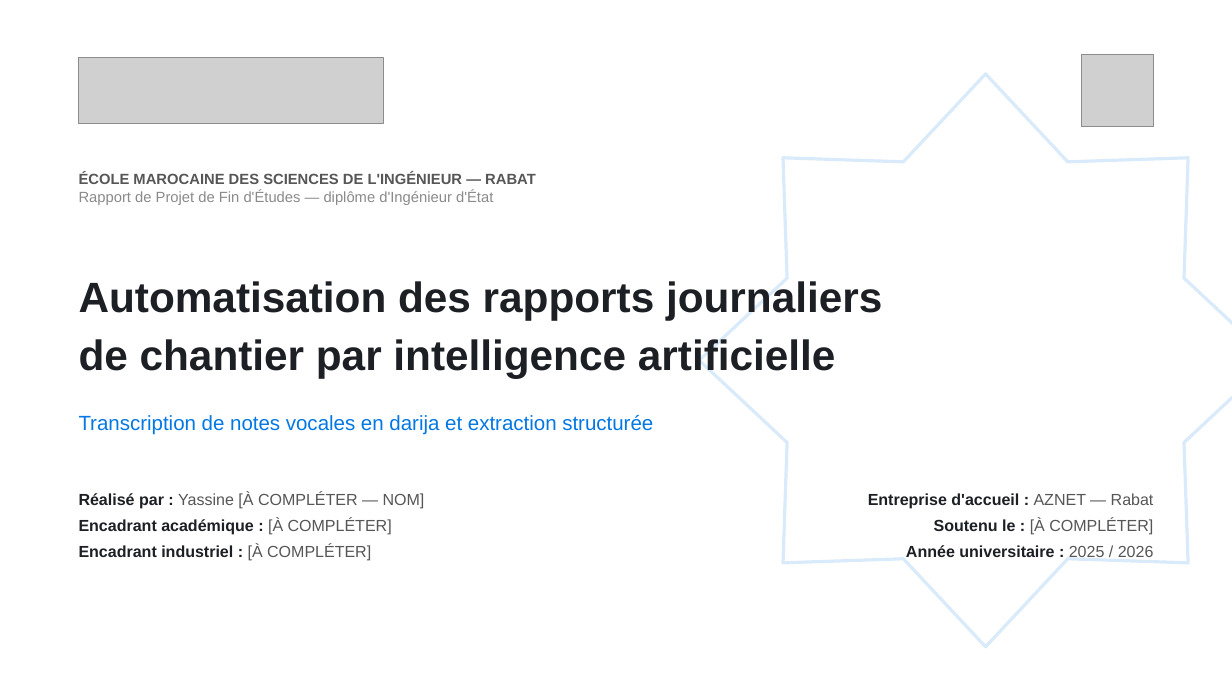
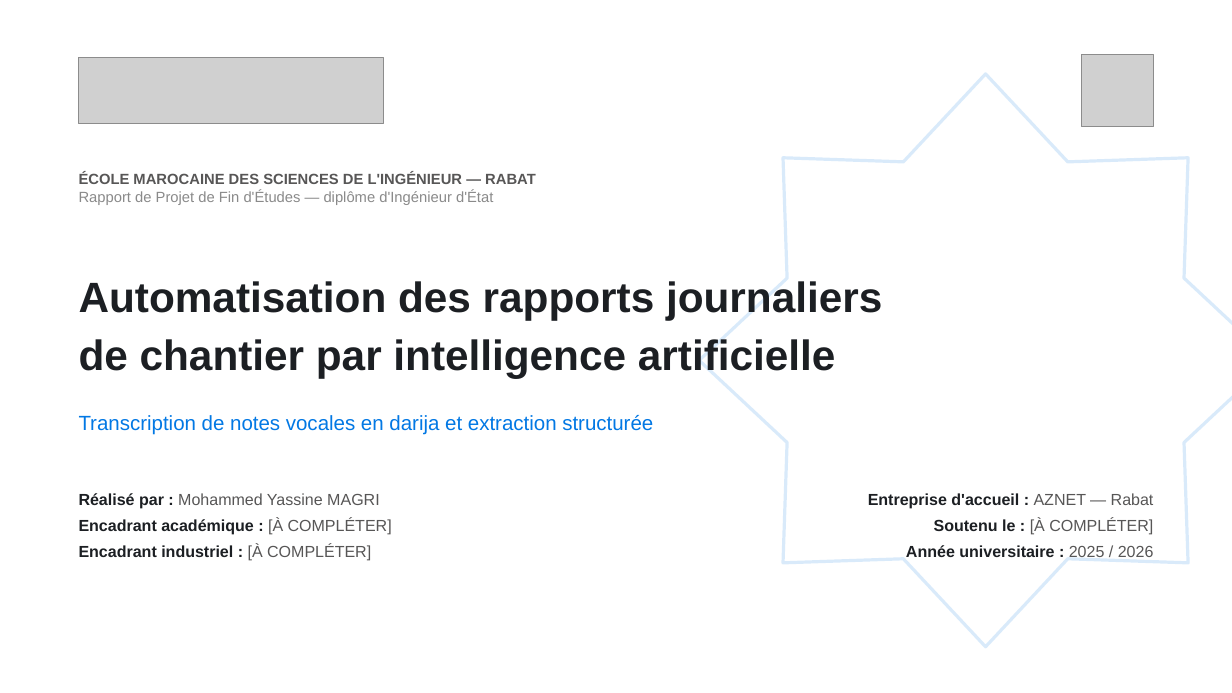
Before and after one commit to yassine808/PFE-aznet, a slide deck: slide 1 of Pres+report/Soutenance-PFE.pptx. Drawn at 1232x693 pixels with LibreOffice and Linux fonts; fonts in the diff are those of the drawing; grey boxes stand for pictures. Boxes give left, top, right and bottom in pixels: in the first picture for what was removed or moved away, otherwise in the second. Text is boxed around its words. In the diff, an @@ line names an element or a change of style, - is before the commit and + after.

```diff
--- a/Pres+report/Soutenance-PFE.pptx
+++ b/Pres+report/Soutenance-PFE.pptx
@@ text at bbox=[79, 493, 379, 509]: text changed @@
-Réalisé par : Yassine [À COMPLÉTER — NOM]
+Réalisé par : Mohammed Yassine MAGRI
```
Also in this commit, not shown: 36 other slides changed, 1 slide added, 1 other file.
